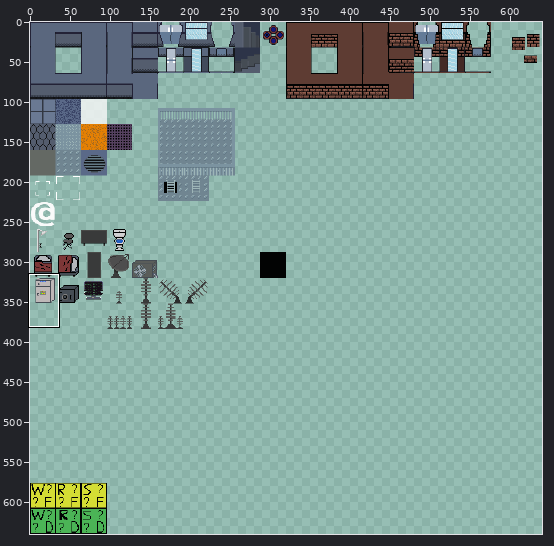
Sprite sheet -- NamelessRogue/Content/Sprites/tileset2.png. The first picture is a wide view before the edit; the outline marks the close-up.
Close-up. As it was:
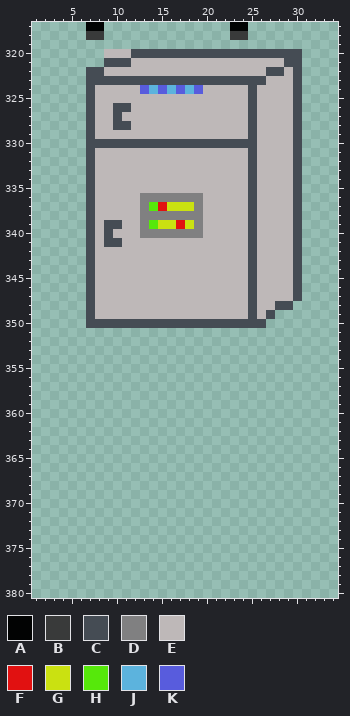
The file is 640x640 pixels. Pixels under 10% opacity are left out. Colours within 5 levels of each other are drawn and written as one. Shown: x 1..34, y 317..380. The commit also changed other parts of the picture, which this record leaves out.
Palette (. is transparent): A #020303  B #393a3a  C #454c54  D #808081  E #beb8b8  F #e11111  G #cae111  H #56e80b  J #5cb3dd  K #585cdd
Pixels before, first column x 7:
317 AA..............AA......
318 BB..............BB......
319 ........................
320 ..EEECCCCCCCCCCCCCCCCCCC
321 ..CCCEEEEEEEEEEEEEEEEECC
322 CCEEEEEEEEEEEEEEEEEECCEC
323 CCCCCCCCCCCCCCCCCCCCEEEC
324 CEEEEEKJKJKJKEEEEECEEEEC
325 CEEEEEEEEEEEEEEEEECEEEEC
326 CEECCEEEEEEEEEEEEECEEEEC
327 CEECEEEEEEEEEEEEEECEEEEC
328 CEECCEEEEEEEEEEEEECEEEEC
329 CEEEEEEEEEEEEEEEEECEEEEC
330 CCCCCCCCCCCCCCCCCCCEEEEC
331 CEEEEEEEEEEEEEEEEECEEEEC
332 CEEEEEEEEEEEEEEEEECEEEEC
333 CEEEEEEEEEEEEEEEEECEEEEC
334 CEEEEEEEEEEEEEEEEECEEEEC
335 CEEEEEEEEEEEEEEEEECEEEEC
336 CEEEEEDDDDDDDEEEEECEEEEC
337 CEEEEEDHFGGGDEEEEECEEEEC
338 CEEEEEDDDDDDDEEEEECEEEEC
339 CECCEEDHGGFGDEEEEECEEEEC
340 CECEEEDDDDDDDEEEEECEEEEC
341 CECCEEEEEEEEEEEEEECEEEEC
342 CEEEEEEEEEEEEEEEEECEEEEC
343 CEEEEEEEEEEEEEEEEECEEEEC
344 CEEEEEEEEEEEEEEEEECEEEEC
345 CEEEEEEEEEEEEEEEEECEEEEC
346 CEEEEEEEEEEEEEEEEECEEEEC
347 CEEEEEEEEEEEEEEEEECEEEEC
348 CEEEEEEEEEEEEEEEEECEECC.
349 CEEEEEEEEEEEEEEEEECEC...
350 CCCCCCCCCCCCCCCCCCCC....
The result:
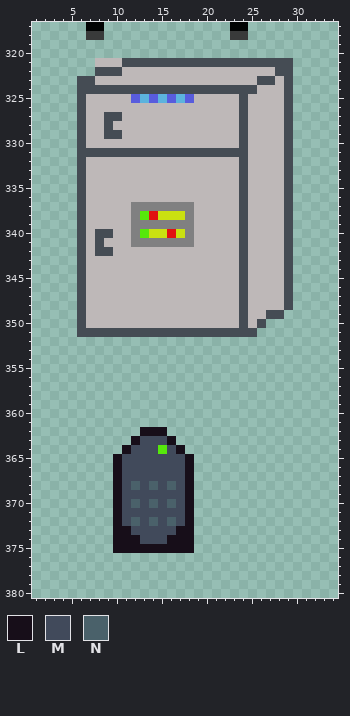
Colours new in this view: L #170e19  M #414a5b  N #4a616a
The exact change:
Colour C now appears in rows 323 to 348 at x 6; in row 349 at x 6 and 28; in row 350 at x 6; in row 351 at x 6 to 25.
The author changed colour E to colour C in row 321 at x 12 to 28; in row 322 at x 9 to 10 and 29; in row 323 at x 27 and 29; in row 324 at x 8 to 12, 20 to 24 and 29; in rows 325 to 326 at x 24 and 29; in rows 327 to 328 at x 9, 24 and 29.
The author changed colour E to colour C in row 329 at x 9 to 10, 24 and 29; in row 330 at x 29; in row 331 at x 8 to 24 and 29; in rows 332 to 339 at x 24 and 29; in rows 340 to 341 at x 8, 24 and 29; in row 342 at x 8 to 9, 24 and 29.
The author changed colour E to colour C in rows 343 to 347 at x 24 and 29; in rows 348 to 349 at x 24.
The author changed colour J to colour C in row 324 at x 14, 16 and 18.
The author changed colour K to colour C in row 324 at x 13, 15, 17 and 19.
The author changed colour E to colour D in rows 337 to 340 at x 12; in row 341 at x 12 to 18.
The author changed colour F to colour D in row 337 at x 15; in row 339 at x 17.
The author changed colour G to colour D in row 337 at x 16 to 18; in row 339 at x 15 to 16 and 18.
The author changed colour H to colour D in row 337 at x 14; in row 339 at x 14.
Colour E now appears in row 321 at x 8.
The author changed colour C to colour E in row 321 at x 9 to 10; in row 322 at x 27; in row 323 at x 8 to 25; in row 325 at x 7 and 25; in row 326 at x 7, 10 to 11 and 25; in row 327 at x 7 and 25.
The author changed colour C to colour E in row 328 at x 7, 10 to 11 and 25; in row 329 at x 7 and 25; in row 330 at x 7 to 23 and 25; in row 331 at x 25; in rows 332 to 338 at x 7 and 25; in row 339 at x 7, 9 to 10 and 25.
The author changed colour C to colour E in row 340 at x 7 and 25; in row 341 at x 7, 9 to 10 and 25; in rows 342 to 347 at x 7 and 25; in row 348 at x 7, 25 and 28; in row 349 at x 7 and 25; in row 350 at x 7 to 23 and 25.
The author changed colour D to colour E in row 336 at x 13 to 19; in rows 337 to 340 at x 19.
The author changed colour D to colour F in row 338 at x 14; in row 340 at x 16.
The author changed colour D to colour G in row 338 at x 15 to 17; in row 340 at x 14 to 15 and 17.
Colour H now appears in row 364 at x 15.
The author changed colour D to colour H in row 338 at x 13; in row 340 at x 13.
The author changed colour E to colour J in row 325 at x 13, 15 and 17.
The author changed colour E to colour K in row 325 at x 12, 14, 16 and 18.
Colour L now appears in row 362 at x 13 to 15; in row 363 at x 12 and 16; in row 364 at x 11 and 17; in rows 365 to 372 at x 10 and 18; in row 373 at x 10 to 11 and 17 to 18; in row 374 at x 10 to 12 and 16 to 18.
Colour L now appears in row 375 at x 10 to 18.
Colour M now appears in row 363 at x 13 to 15; in row 364 at x 12 to 14 and 16; in rows 365 to 367 at x 11 to 17; in row 368 at x 11, 13, 15 and 17; in row 369 at x 11 to 17; in row 370 at x 11, 13, 15 and 17.
Colour M now appears in row 371 at x 11 to 17; in row 372 at x 11, 13, 15 and 17; in row 373 at x 12 to 16; in row 374 at x 13 to 15.
Colour N now appears in row 368 at x 12, 14 and 16; in row 370 at x 12, 14 and 16; in row 372 at x 12, 14 and 16.
Colour C is gone in row 320 at x 12 to 30; in row 321 at x 30; in row 322 at x 7 and 30; in rows 323 to 347 at x 30.
Colour E is gone in row 320 at x 9 to 11.
Boxes around the changes in both close-ups, in picture pixels (x1, y1, x2, y2):
changed: (77, 49, 302, 337)
added: (113, 427, 194, 553)
